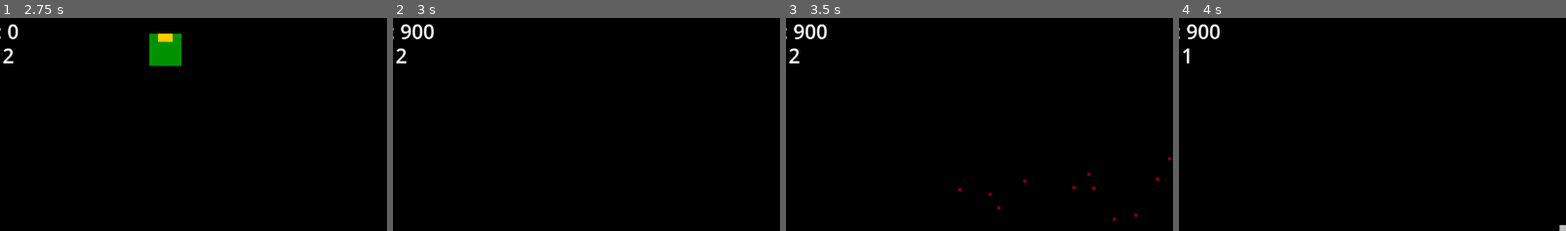
Above: before the commit, frames 1-4 (left to right).
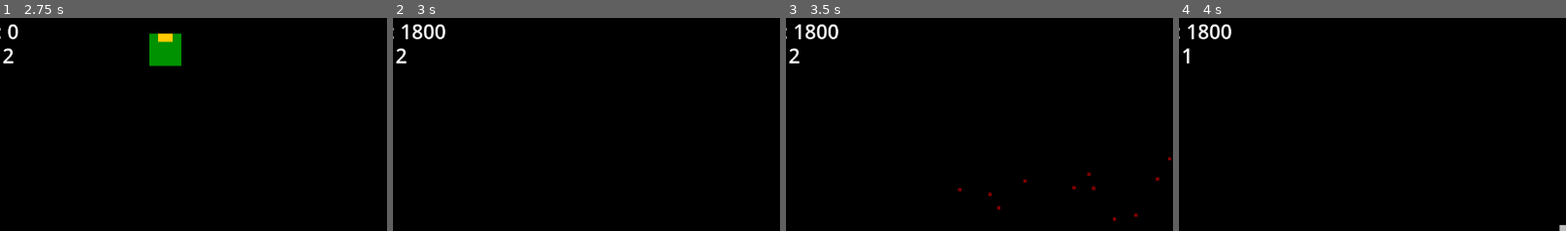
Above: after the commit, the same moments.

Repository: Toxe/godot-defender-clone
Game: Godot game, scene res://scenes/levels/title/title.tscn
Same seed, same stepped clock (60 frames per second), same inputs: the game is played once before the commit and once after it.
Inputs:
- Up to frame 1 (2.75 s): tap Enter at 0.5 s; hold Right (move_right) 0.53-1.28 s; hold Space (fire) 0.53-1.28 s; hold Down (move_down) 1.28-2.03 s; tap C at 1.35 s; hold Right (move_right) from 2.03 s (still down); tap P at 2.1 s
- Up to frame 2 (3 s): release Right (move_right) at 2.78 s; hold Up (move_up) from 2.78 s (still down); tap K at 2.85 s
- Up to frame 3 (3.5 s): keep holding Up (move_up)
- Up to frame 4 (4 s): release Up (move_up) at 3.53 s; hold Left (move_left) from 3.53 s (still down); tap L at 3.6 s
The pictures show only the part of the screen within x 9-59%, y 0-50%; the shares and areas given below are measured in that part.

Frame 1 is identical in both runs. In frame 2, 0.4% of the frame differs, in the area x 2-14%, y 2-10%; in frame 3, 0.4%; in frame 4, 0.4%.

Commit message:
Lander type and score weren't set

Diff:
--- a/G01_Defender/scenes/enemies/lander.tscn
+++ b/G01_Defender/scenes/enemies/lander.tscn
@@ -17,6 +17,8 @@
 
 [node name="Lander" type="Node2D"]
 script = ExtResource("1_j3ap1")
+score = 150
+type = 3
 
 [node name="MovementComponent" parent="." instance=ExtResource("1_lgmwg")]
 can_clamp_vertical_position = true
